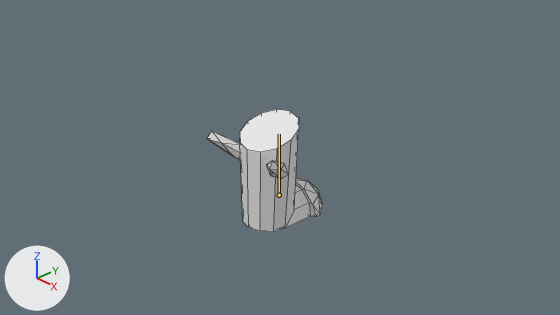
An edit to the Blender file Content/Units/Scout/SK_Scout.blend, drawn before and after from the same camera.
The view is the same before and after, from the file's camera 'Camera'. The axes (+X, +Y, +Z) are drawn at lower left. The lights are the same throughout. The bones that bend it are drawn over the model as lines. Mesh edges are drawn as thin lines.
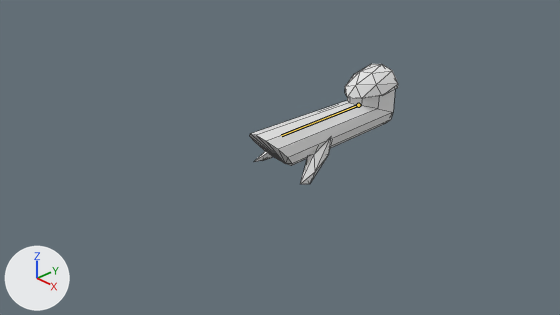
The newer file adds an action. The first version stands in its rest pose; the second is drawn at frame 15 of the action 'AttackAnim'.

Location of each change, [x1, y1, x2, y2] in pixels of the pictures (560 x 315 px):
'Icosphere', posed (27% wider)
    before: [207, 109, 323, 232]
    after: [250, 64, 398, 184]
bone 'Bone', root to tip
    before: (279, 195) to (279, 134)
    after: (358, 105) to (281, 135)

The change in detail:
Bone 'Bone' (bone_bone) moves from (0.0, 0.0, 0.0) to (0.0, 0.961, -1.707).
Bone 'Bone' (bone_bone) turns from (0, 0, 0) to (90, 0, 0) degrees about its own x, y and z.
Bone 'Bone' (bone_bone) is rescaled from (1.0, 1.0, 1.0) to (0.77, 1.67, 0.77).
